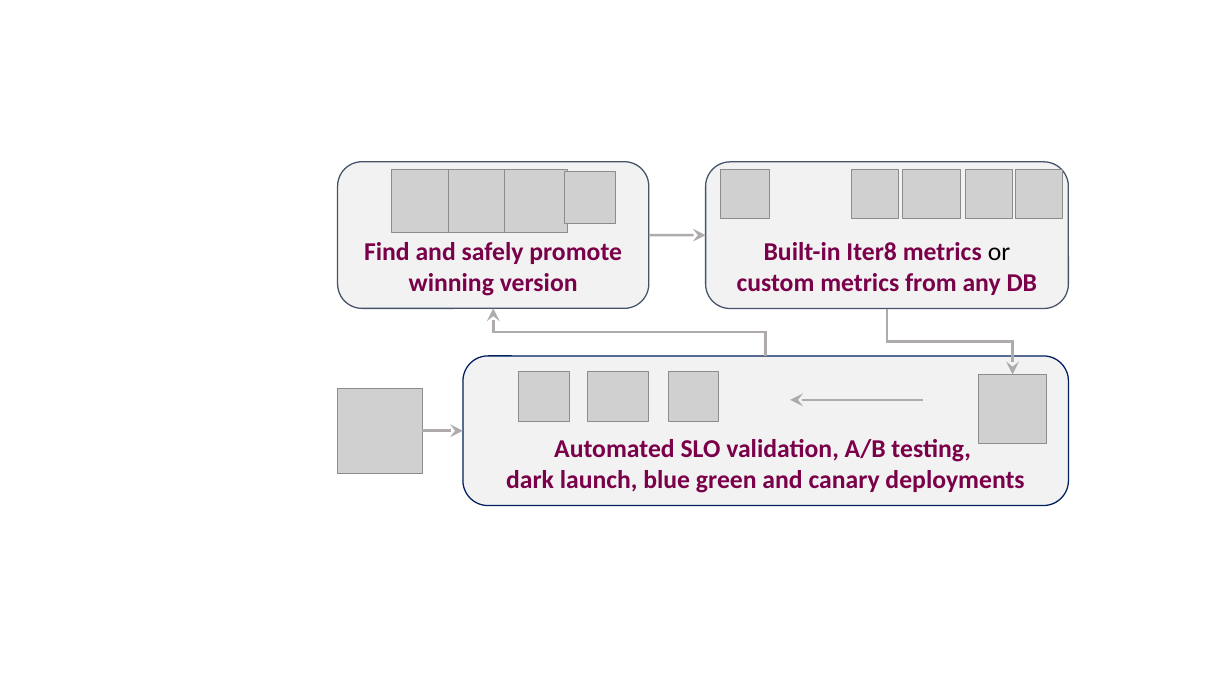
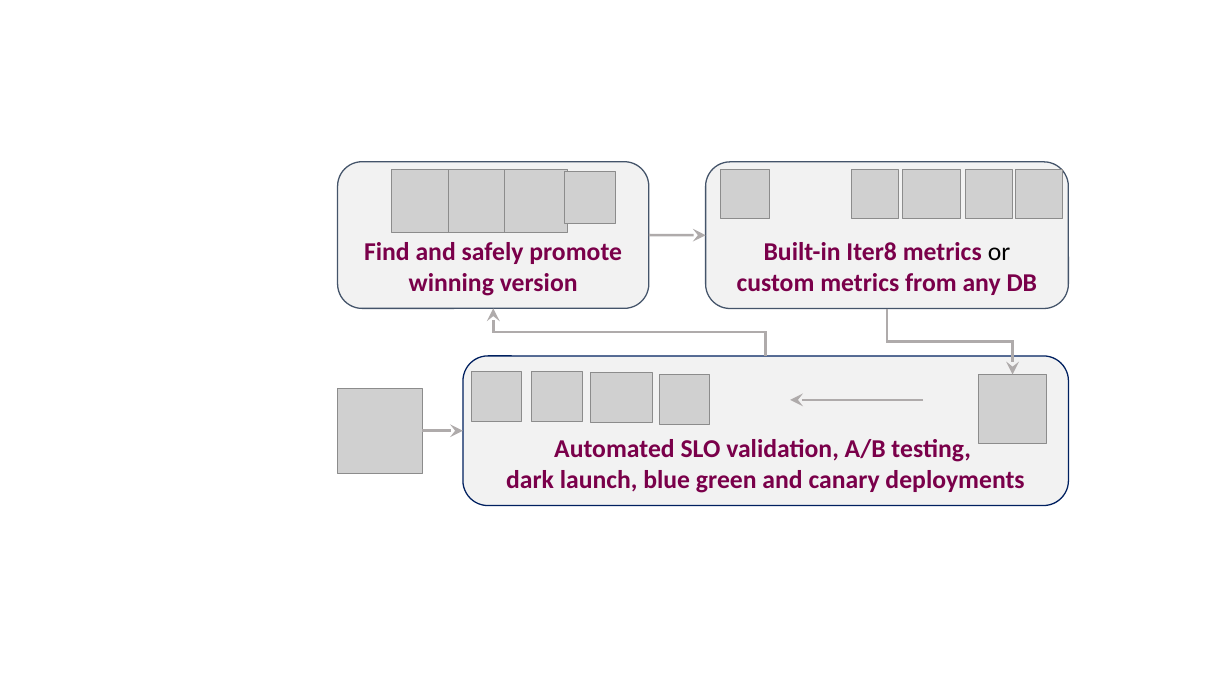
Before and after one commit to iter8-tools/iter8, a slide deck: slide 1 of mkdocs/docs/images/src/illustration.pptx. Drawn at 1232x693 pixels with LibreOffice and Linux fonts; fonts in the diff are those of the drawing; grey boxes stand for pictures. Boxes give left, top, right and bottom in pixels: in the first picture for what was removed or moved away, otherwise in the second. Text is boxed around its words. In the diff, an @@ line names an element or a change of style, - is before the commit and + after.

```diff
--- a/mkdocs/docs/images/src/illustration.pptx
+++ b/mkdocs/docs/images/src/illustration.pptx
@@ picture: place and size @@
-picture at bbox=[669, 372, 719, 421]
+picture at bbox=[471, 372, 521, 421]
@@ picture: place and size @@
-picture at bbox=[518, 372, 569, 422]
+picture at bbox=[531, 372, 582, 422]
@@ picture: place and size @@
-picture at bbox=[587, 372, 649, 421]
+picture at bbox=[591, 372, 653, 422]
@@ picture added at bbox=[660, 374, 710, 424] @@
```
Also in this commit, not shown: 6 other files.
